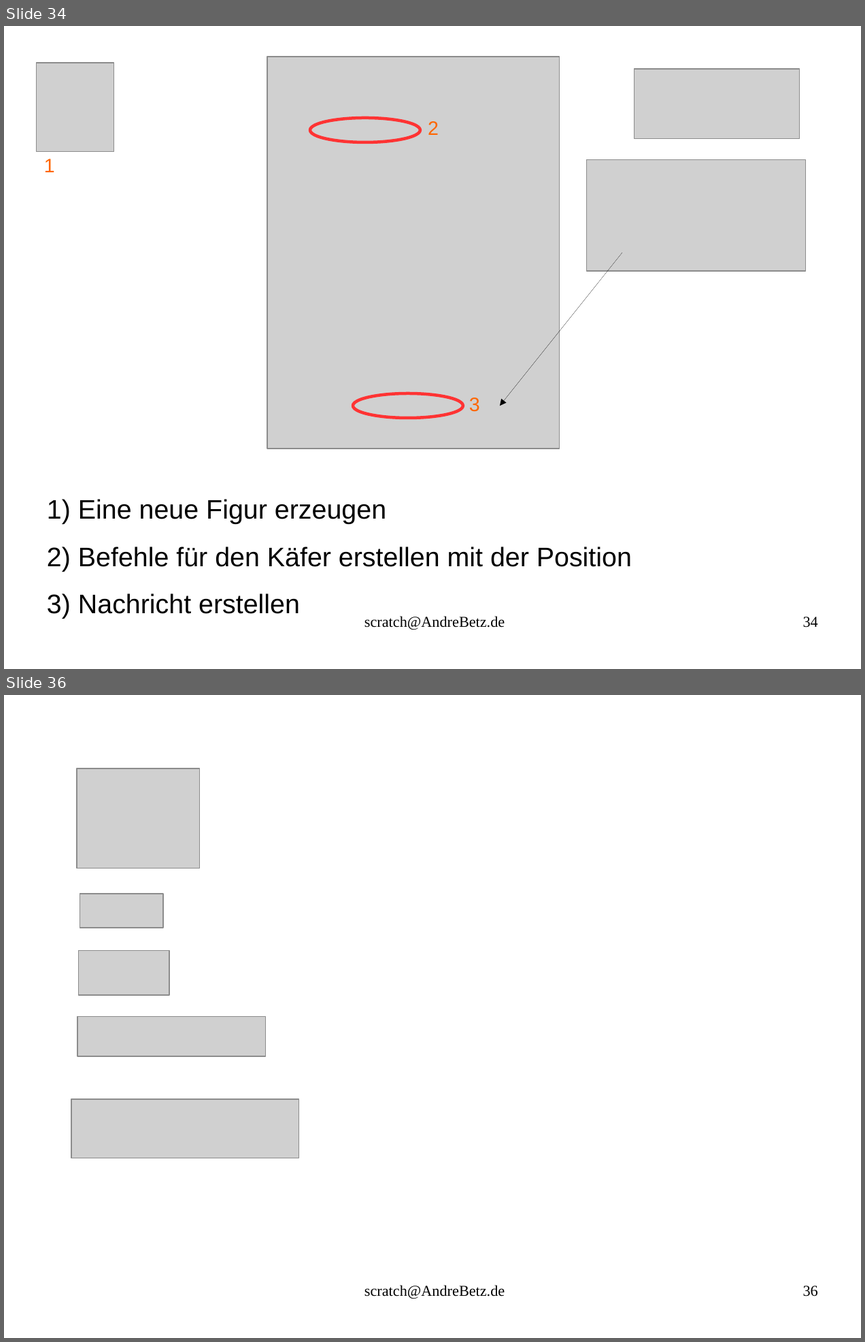
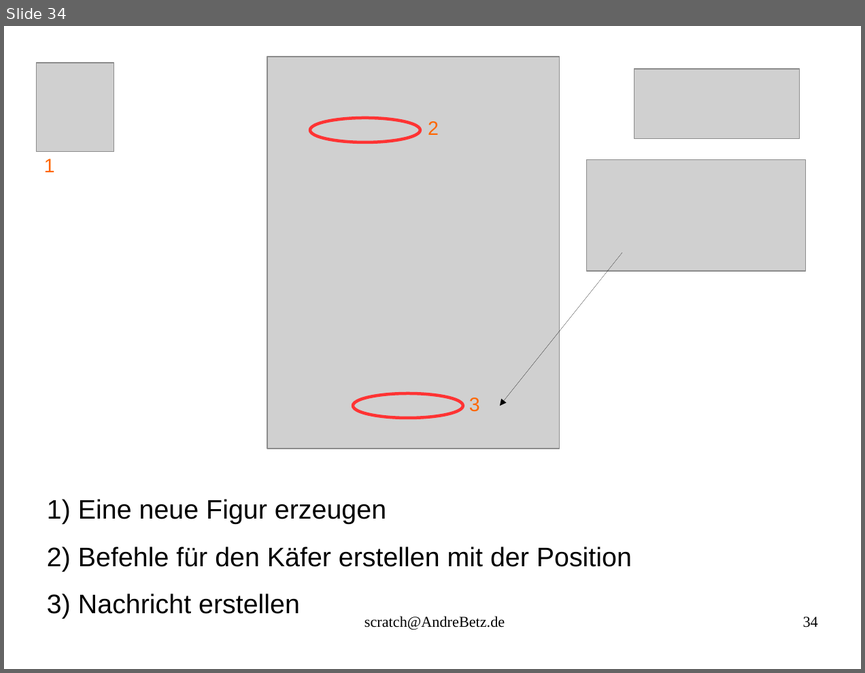
Before and after one commit to sky4walk/documents, a slide deck: ProgrammierkursScratchSpiel.odp. Shown one above the other, each under a label of ours: slides 34 and 36 before the commit, slide 34 after it; the slides between them are not shown. The pictures are 865x1342 and 865x673 pixels, drawn with LibreOffice and Linux fonts; fonts in the diff are those of the drawing; grey boxes stand for pictures. Boxes give left, top, right and bottom in pixels: in the first picture for what was removed or moved away, otherwise in the second. Text is boxed around its words. In the diff, an @@ line names an element or a change of style, - is before the commit and + after.

```diff
--- a/ProgrammierkursScratchSpiel.odp
+++ b/ProgrammierkursScratchSpiel.odp
@@ slide 36 removed at [4, 695, 861, 1338], background #FFFFFF @@
@@ picture removed at [77, 768, 200, 868] @@
@@ picture removed at [79, 894, 162, 928] @@
@@ picture removed at [79, 951, 170, 995] @@
@@ picture removed at [77, 1017, 265, 1057] @@
@@ picture removed at [71, 1100, 299, 1158] @@
@@ text removed at [364, 1285, 504, 1299] @@
-scratch@AndreBetz.de
@@ page number removed at [803, 1285, 818, 1296] @@
-36
```
Also in this commit, not shown: 1 slide changed, 3 slides added, 3 other slides removed, 1 other file.
